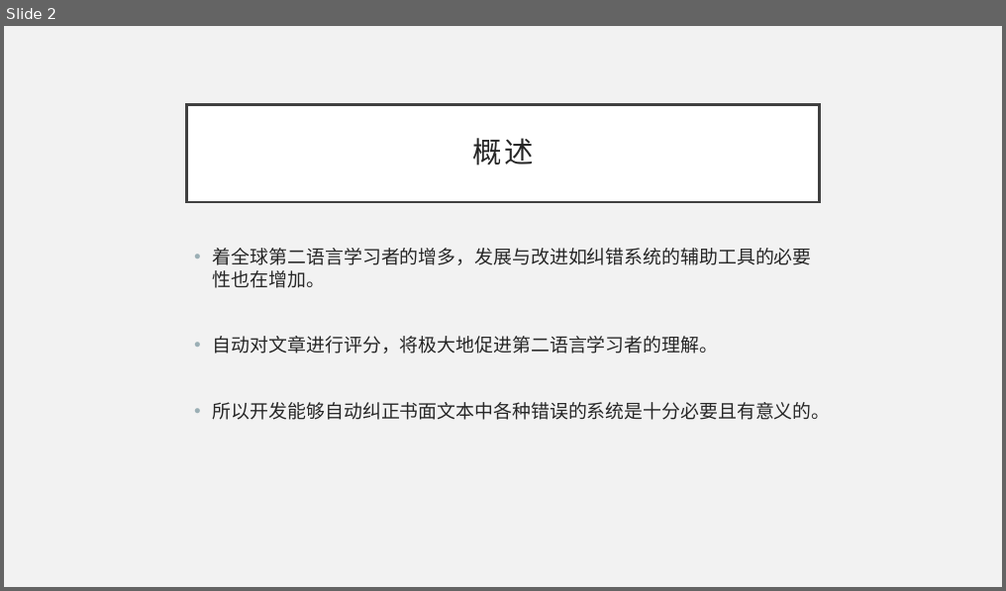
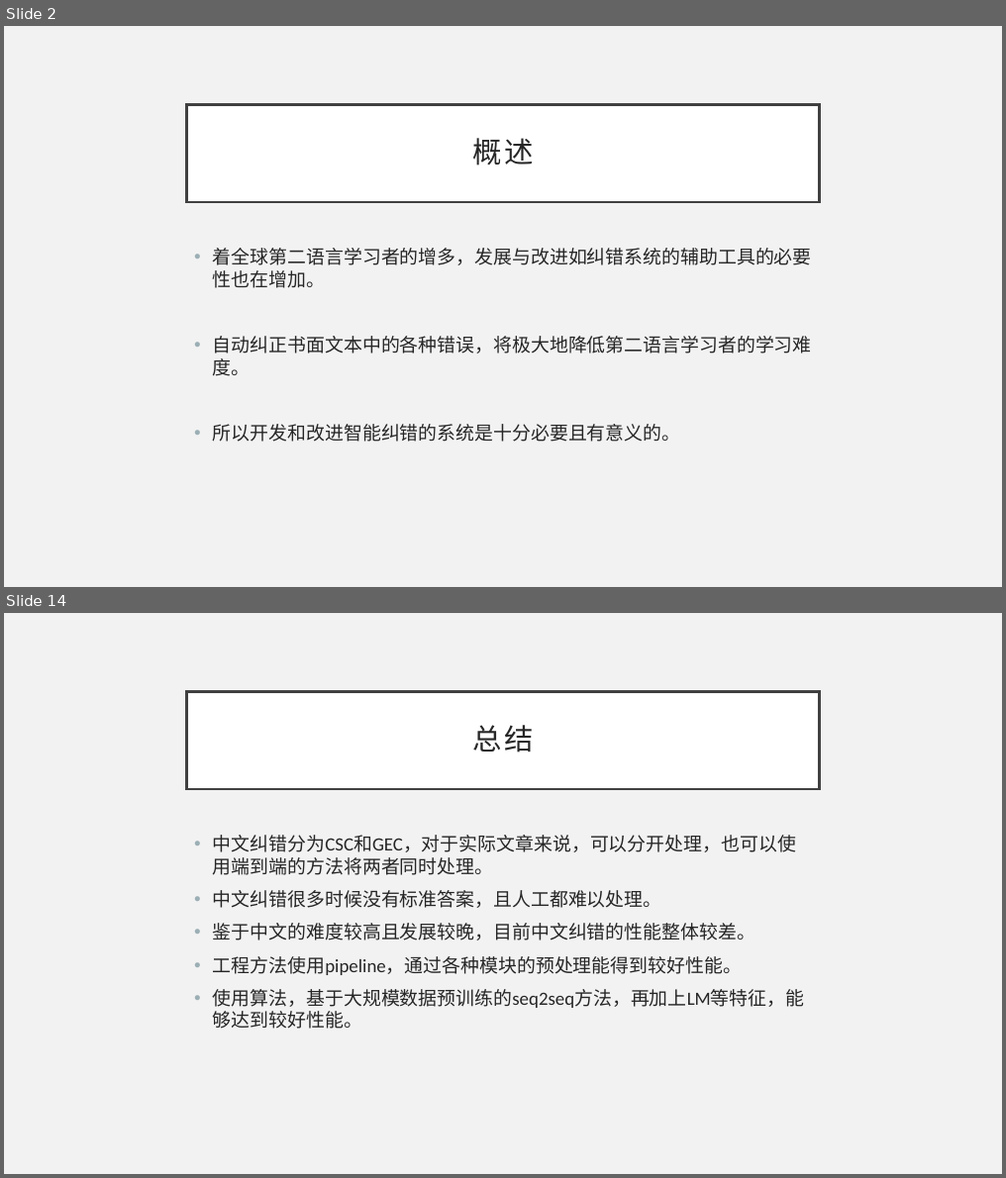
Before and after one commit to li-aolong/li-aolong.github.io, a slide deck: 北理东南研究院相关/报告-李英豪.pptx. Shown one above the other, each under a label of ours: slide 2 before the commit, slides 2 and 14 after it; the slides between them are not shown. The pictures are 1006x591 and 1006x1178 pixels, drawn with LibreOffice and Linux fonts; fonts in the diff are those of the drawing. Boxes give left, top, right and bottom in pixels: in the first picture for what was removed or moved away, otherwise in the second. Text is boxed around its words. In the diff, an @@ line names an element or a change of style, - is before the commit and + after.

```diff
--- a/北理东南研究院相关/报告-李英豪.pptx
+++ b/北理东南研究院相关/报告-李英豪.pptx
@@ slide 14 added at bbox=[4, 613, 1002, 1174], background #F2F2F2 @@
@@ title added at bbox=[187, 691, 819, 789], fill #FFFFFF, outline #404040 2.5 pt, 28 pt, text #262626 @@
+总结
@@ text added at bbox=[213, 835, 804, 1029], 18 pt, text #262626 @@
+• 中文纠错分为CSC和GEC，对于实际文章来说，可以分开处理，也可以使用端到端的方法将两者同时处理。
+• 中文纠错很多时候没有标准答案，且人工都难以处理。
+• 鉴于中文的难度较高且发展较晚，目前中文纠错的性能整体较差。
+• 工程方法使用pipeline，通过各种模块的预处理能得到较好性能。
+• 使用算法，基于大规模数据预训练的seq2seq方法，再加上LM等特征，能够达到较好性能。
@@ slide 2 changed as well @@
@@ text at bbox=[213, 336, 812, 442]: text changed @@
-• 自动对文章进行评分，将极大地促进第二语言学习者的理解。
-• 所以开发能够自动纠正书面文本中各种错误的系统是十分必要且有意义的。
+• 自动纠正书面文本中的各种错误，将极大地降低第二语言学习者的学习难度。
+• 所以开发和改进智能纠错的系统是十分必要且有意义的。
```
Also in this commit, not shown: 1 other slide changed, 11 other slides added, 1 slide removed.
